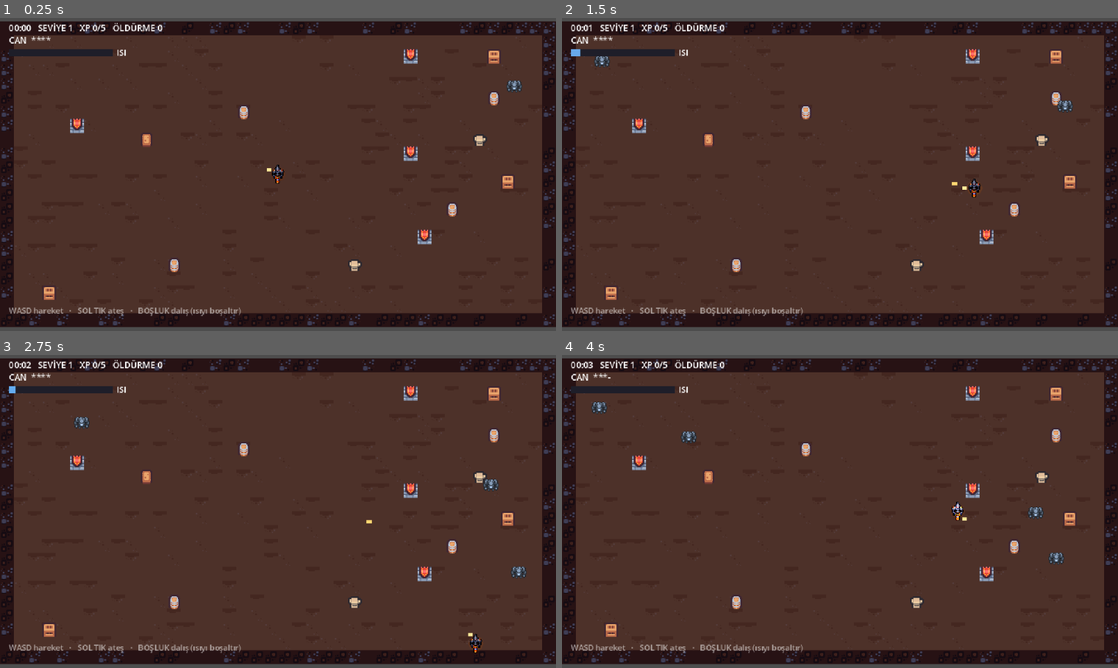
Above: before the commit, frames 1-4 (two rows, left to right).
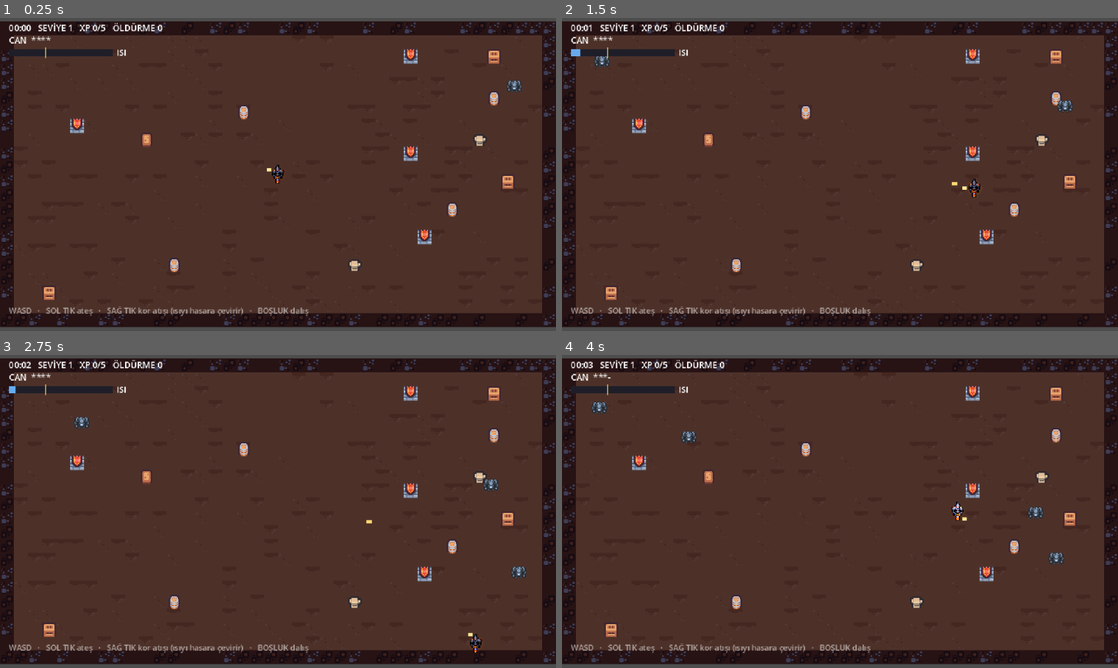
Above: after the commit, the same moments.

Repository: Furkiozknn/kor
Game: Godot game, scene res://scenes/level.tscn
Two runs of this game, one before a commit and one after it. Both use one fixed random seed, a clock stepped at 60 frames per second and the inputs below.
Inputs (mouse positions are in pixels of both pictures, inside the frame that each line leads up to):
- Up to frame 1 (0.25 s): no input
- Up to frame 2 (1.5 s): move the mouse to (962, 158) at 0.52 s; hold D (move_right) 0.53-1.28 s; hold R 0.53-1.28 s; click (962, 158) at 0.67 s; tap Space at 0.77 s; move the mouse to (728, 190) at 1.27 s; hold S (move_down) from 1.28 s (still down); tap R at 1.35 s; click (728, 190) at 1.42 s
- Up to frame 3 (2.75 s): tap Space at 1.52 s; move the mouse to (333, 442) at 2.02 s; release S (move_down) at 2.03 s; hold D (move_right) from 2.03 s (still down); hold R from 2.03 s (still down); click (333, 442) at 2.17 s
- Up to frame 4 (4 s): move the mouse to (812, 574) at 2.77 s; release D (move_right) at 2.78 s; release R at 2.78 s; hold W (move_up) 2.78-3.53 s; tap R at 2.85 s; click (812, 574) at 2.92 s; tap Space at 3.02, 3.77 s; move the mouse to (1006, 558) at 3.52 s; hold A (move_left) from 3.53 s (still down); hold R from 3.53 s (still down); click (1006, 558) at 3.67 s

The runs differ from the first frame. In frame 1, 0.6% of the frame differs, in the area x 6-56%, y 9-96%; in frame 2, 0.6%; in frame 3, 0.6%; in frame 4, 0.6%.

Commit message:
Kor atisi: biriken isiyi hasara ceviren ikinci ates modu
Isi artik hem tehdit hem kaynak. Sag tik, esigin (%35) ustundeki isiyi
delici bir akkor mermiye cevirir; hasar harcanan isiyle olcekleniyor,
mermi dusmani delip geciyor ve isi sifirlaniyor. Ayni kaynagin iki cikisi:
dalis isiyi bosa harcayip seni kurtarir, kor atisi hasara cevirir ama seni
sogumus ve acikta birakir. Kilitliyken ikisi de calismaz.

- isi.gd: harca(pay) -- kilitliyken 0 doner
- mermi.gd: delici bayragi ve degisken hiz
- iki yeni kart: ORS DARBESI (kor hasari +%60), YARIM BOSALTMA (isinin
  yarisini birakir) -- toplam 12 kart
- HUD: isi cubugunda kor atisi esik cizgisi, hazir olunca "KOR HAZIR"
- test_isi: harca()nin birim testi (tam/yarim maliyet, kilitte sifir)
- test_dongu: esik alti reddi, delicilik, hasar buyuklugu, isi harcamasi,
  bekleme suresi
- DEVAM.md: oturum yeniden acilinca nereden devam edilecegi (godot-mcp
  proje kapsaminda, oturum D:\Repolar\kor icinden acilmali)

Co-Authored-By: Claude Opus 5 (1M context) <noreply@anthropic.com>

Diff:
--- a/scripts/ana.gd
+++ b/scripts/ana.gd
@@ -56,7 +56,12 @@
     var i = oyuncu.isi
     _isi_cubuk.size.x = 120.0 * i.oran()
     _isi_cubuk.color = Color(1.0, 0.75, 0.2) if i.kilitli else Color(0.35, 0.7, 1.0).lerp(Color(1.0, 0.3, 0.1), i.oran())
-    _isi_yazi.text = "KİLİTLİ" if i.kilitli else "ISI"
+    if i.kilitli:
+        _isi_yazi.text = "KİLİTLİ"
+    elif oyuncu.kor_atabilir():
+        _isi_yazi.text = "KOR HAZIR"
+    else:
+        _isi_yazi.text = "ISI"
     _lbl_ust.text = "%02d:%02d   SEVİYE %d   XP %d/%d   ÖLDÜRME %d" % [
         int(gecen) / 60, int(gecen) % 60, seviye, xp, xp_hedef, oldurulen]
 
@@ -180,6 +185,10 @@
             o.can_degisti.emit(o.can, o.maks_can)},
         {"ad": "MIKNATIS", "aciklama": "XP toplama menzili +%60", "ikon": "miknatis",
             "uygula": func(o): o.miknatis *= 1.6},
+        {"ad": "ÖRS DARBESİ", "aciklama": "Kor atışı hasarı +%60", "ikon": "ors",
+            "uygula": func(o): o.kor_carpani += 0.6},
+        {"ad": "YARIM BOŞALTMA", "aciklama": "Kor atışı ısının yarısını bırakır", "ikon": "soguk",
+            "uygula": func(o): o.kor_maliyet = maxf(o.kor_maliyet * 0.5, 0.25)},
         {"ad": "YAĞLI ÇİZME", "aciklama": "Hareket hızı +%12", "ikon": "cizme",
             "uygula": func(o): o.hiz *= 1.12},
     ]
@@ -255,13 +264,20 @@
     _isi_cubuk.size = Vector2(0, 8)
     _hud.add_child(_isi_cubuk)
 
+    # Kor atisi esigi: bu cizgiyi gecince sag tik aktif
+    var esik := ColorRect.new()
+    esik.position = Vector2(10 + 120.0 * oyuncu.KOR_ESIK, 34)
+    esik.size = Vector2(1, 12)
+    esik.color = Color(1, 0.85, 0.4, 0.8)
+    _hud.add_child(esik)
+
     _isi_yazi = _yazi(9)
     _isi_yazi.position = Vector2(134, 33)
 
     var ipucu := _yazi(9)
     ipucu.position = Vector2(10, 330)
     ipucu.modulate = Color(1, 1, 1, 0.55)
-    ipucu.text = "WASD hareket   ·   SOL TIK ateş   ·   BOŞLUK dalış (ısıyı boşaltır)"
+    ipucu.text = "WASD   ·   SOL TIK ateş   ·   SAĞ TIK kor atışı (ısıyı hasara çevirir)   ·   BOŞLUK dalış"
 
 ## HUD yazilari: 640x360 tabanda okunur boyut
 func _yazi(boy: int) -> Label:
--- a/scripts/isi.gd
+++ b/scripts/isi.gd
@@ -35,6 +35,16 @@
     _gecikme_kalan = 0.0
     return true
 
+## Isiyi hasara cevirmek icin harca. Donen deger: harcanan oran (0..1).
+## Kilitliyken calismaz -- asiri isinma her seyi kapatir.
+func harca(pay: float) -> float:
+    if kilitli or deger <= 0.0:
+        return 0.0
+    var oncesi := oran()
+    deger -= deger * clampf(pay, 0.0, 1.0)
+    _gecikme_kalan = soguma_gecikmesi
+    return oncesi - oran()
+
 func guncelle(delta: float) -> void:
     if kilitli:
         _kilit_kalan -= delta
--- a/scripts/mermi.gd
+++ b/scripts/mermi.gd
@@ -6,13 +6,15 @@
 
 var yon := Vector2.RIGHT
 var hasar := 1.0
+var hiz := HIZ
+var delici := false      # kor atisi dusmani delip gecer, duvarda durur
 var _kalan := OMUR
 
 func _ready() -> void:
     body_entered.connect(_carpti)
 
 func _physics_process(delta: float) -> void:
-    position += yon * HIZ * delta
+    position += yon * hiz * delta
     _kalan -= delta
     if _kalan <= 0.0:
         queue_free()
@@ -20,4 +22,6 @@
 func _carpti(govde: Node2D) -> void:
     if govde.has_method("hasar_al"):
         govde.hasar_al(hasar)
+        if delici and govde.is_in_group("dusman"):
+            return
     queue_free()
--- a/scripts/oyuncu.gd
+++ b/scripts/oyuncu.gd
@@ -11,6 +11,8 @@
 const DALIS_HIZ := 430.0
 const DALIS_BEKLEME := 0.65
 const VURULMA_DOKUNULMAZLIK := 0.6
+const KOR_ESIK := 0.35       # bu isinin altinda kor atisi yapilamaz
+const KOR_BEKLEME := 0.5
 
 @export var hiz := 115.0
 @export var ivme := 1200.0
@@ -28,11 +30,14 @@
 var asiri_isi_carpani := 1.0   # isi > %70 iken gecerli
 var dalis_patlamasi := 0.0     # dalis bitince cevreye hasar
 var miknatis := 38.0           # XP kupu cekim menzili
+var kor_carpani := 1.0         # kart: kor atisi hasari
+var kor_maliyet := 1.0         # kart: 1.0 = biriken isinin tamamini harcar
 
 var _atis_sayaci := 0.0
 var _dalis_kalan := 0.0
 var _dalis_bekleme := 0.0
 var _dokunulmaz := 0.0
+var _kor_bekleme := 0.0
 
 @onready var _gorsel: Sprite2D = $Gorsel
 @onready var _halka: Polygon2D = $Halka
@@ -50,6 +55,7 @@
     _dokunulmaz = maxf(_dokunulmaz - delta, 0.0)
     _dalis_bekleme = maxf(_dalis_bekleme - delta, 0.0)
     _atis_sayaci = maxf(_atis_sayaci - delta, 0.0)
+    _kor_bekleme = maxf(_kor_bekleme - delta, 0.0)
 
     var nisan := (get_global_mouse_position() - global_position).normalized()
     if nisan == Vector2.ZERO:
@@ -75,7 +81,9 @@
         velocity = velocity.move_toward(Vector2.ZERO, surtunme * delta)
     move_and_slide()
 
-    if Input.is_mouse_button_pressed(MOUSE_BUTTON_LEFT) and isi.ates_edebilir() and _atis_sayaci <= 0.0:
+    if Input.is_mouse_button_pressed(MOUSE_BUTTON_RIGHT) and kor_atabilir():
+        _kor_at(nisan)
+    elif Input.is_mouse_button_pressed(MOUSE_BUTTON_LEFT) and isi.ates_edebilir() and _atis_sayaci <= 0.0:
         _ates_et(nisan)
     _renk_guncelle()
 
@@ -113,6 +121,28 @@
         get_parent().add_child(m)
 
 ## Isi karakterin altindaki kor halkasinda okunur: sonuk -> beyaz sicak.
+func kor_atabilir() -> bool:
+    return _kor_bekleme <= 0.0 and not isi.kilitli and isi.oran() >= KOR_ESIK
+
+## Kor atisi: biriken isiyi tek delici mermiye cevirir ve isiyi harcar.
+## Dalis isiyi bosa harcar, bu onu hasara cevirir -- ayni kaynagin iki cikisi.
+func _kor_at(nisan: Vector2) -> Area2D:
+    var harcanan := isi.harca(kor_maliyet)
+    if harcanan <= 0.0:
+        return null
+    _kor_bekleme = KOR_BEKLEME
+    _atis_sayaci = maxf(_atis_sayaci, 0.18)
+    var m := MermiSahne.instantiate()
+    m.global_position = global_position + nisan * 12.0
+    m.yon = nisan
+    m.hasar = mermi_hasari * (2.0 + 7.0 * harcanan) * kor_carpani
+    m.delici = true
+    m.hiz = 200.0
+    m.scale = Vector2.ONE * (1.5 + 2.2 * harcanan)
+    m.modulate = Color(1.7, 1.25, 0.6)   # normal mermiden daha akkor
+    get_parent().add_child(m)
+    return m
+
 func _renk_guncelle() -> void:
     var t := isi.oran()
     var c := Color(0.45, 0.18, 0.05).lerp(Color(1.0, 0.95, 0.55), t)
--- a/tests/ekran_al.gd
+++ b/tests/ekran_al.gd
@@ -14,8 +14,20 @@
 func _process(_delta: float) -> bool:
     _kare += 1
     # Isi çubuğu ve mermiler görünsün diye ateş ettir
-    if _kare > 90 and _kare % 7 == 0:
+    if _kare > 90 and _kare < 200 and _kare % 7 == 0:
         _ana.oyuncu._ates_et(Vector2.RIGHT.rotated(randf() * TAU))
+    if _kare == 210:
+        # Kor atisi gorunsun: isiyi esigin ustune getir, sonra at
+        var o = _ana.oyuncu
+        # Demo icin kilidi elle sifirla -- oyunda dalis bunu YAPAMAZ,
+        # kilit sadece suresi dolunca cozulur.
+        o.isi.kilitli = false
+        o.isi.deger = 0.0
+        o._kor_bekleme = 0.0
+        while o.isi.oran() < 0.75 and not o.isi.kilitli:
+            o.isi.ates_et()
+    if _kare == 252:
+        _ana.oyuncu._kor_at(Vector2.RIGHT)
     if _kare == 235:
         # Bes turu de yan yana koy ki hepsi tek karede gorunsun
         for t in 5:
--- a/tests/test_dongu.gd
+++ b/tests/test_dongu.gd
@@ -70,6 +70,22 @@
             assert(yeni.collision_mask == 0, "hayalet duvardan gecmeli")
         yeni.queue_free()
 
+    # Kor atisi: esik altinda calismamali
+    oyuncu.isi.bosalt()
+    oyuncu._kor_bekleme = 0.0
+    assert(not oyuncu.kor_atabilir(), "esik altinda kor atisi olmamali")
+    # Esigin ustune isit, sonra at
+    while oyuncu.isi.oran() < 0.6 and not oyuncu.isi.kilitli:
+        oyuncu.isi.ates_et()
+    assert(oyuncu.kor_atabilir(), "esik ustunde kor atisi hazir olmali")
+    var isi_once: float = oyuncu.isi.deger
+    var m: Node = oyuncu._kor_at(Vector2.RIGHT)
+    assert(m != null, "kor atisi mermi uretmedi")
+    assert(m.delici, "kor atisi delici olmali")
+    assert(m.hasar > oyuncu.mermi_hasari, "kor atisi normal mermiden guclu olmali")
+    assert(oyuncu.isi.deger < isi_once, "kor atisi isiyi harcamali")
+    assert(not oyuncu.kor_atabilir(), "kor atisindan hemen sonra tekrar atilamaz")
+
     # Seviye kartlari: XP dolunca açılmalı, seçince oyun devam etmeli
     _ana._xp_topla(_ana.xp_hedef)
     assert(_ana.seviye == 2, "XP dolunca seviye atlamali")
@@ -102,4 +118,5 @@
 
 func _oyuncu_ozeti(o) -> Array:
     return [o.isi.tavan, o.isi.soguma_hizi, o.isi.atis_basina, o.hiz, o.atis_araligi,
-        o.mermi_hasari, o.mermi_sayisi, o.maks_can, o.asiri_isi_carpani, o.dalis_patlamasi, o.miknatis]
+        o.mermi_hasari, o.mermi_sayisi, o.maks_can, o.asiri_isi_carpani, o.dalis_patlamasi,
+        o.miknatis, o.kor_carpani, o.kor_maliyet]
--- a/tests/test_isi.gd
+++ b/tests/test_isi.gd
@@ -37,5 +37,24 @@
     i.guncelle(0.5)
     assert(i.deger < d, "gecikme bitince sogumali")
 
+    # harca(): isiyi hasara cevirme -- kilitliyken calismamali
+    var j = Isi.new()
+    for n in 5:
+        j.ates_et()
+    var once: float = j.deger
+    var pay: float = j.harca(1.0)
+    assert(pay > 0.0, "harca bir sey dondurmeli")
+    assert(j.deger < once, "harca isiyi dusurmeli")
+    assert(is_equal_approx(j.deger, 0.0), "tam maliyet isiyi sifirlar")
+    for n in 5:
+        j.ates_et()
+    var yari_once: float = j.deger
+    j.harca(0.5)
+    assert(is_equal_approx(j.deger, yari_once * 0.5), "yarim maliyet yariyi birakir")
+    for n in 12:
+        j.ates_et()
+    assert(j.kilitli)
+    assert(is_equal_approx(j.harca(1.0), 0.0), "kilitliyken harcanamaz")
+
     print("test_isi: TAMAM")
     quit(0)
Binary file added: assets/sprites/ikon_ors.png
Not shown, added: assets/sprites/ikon_ors.png.import
Not shown, added: DEVAM.md
Not shown, changed: README.md
